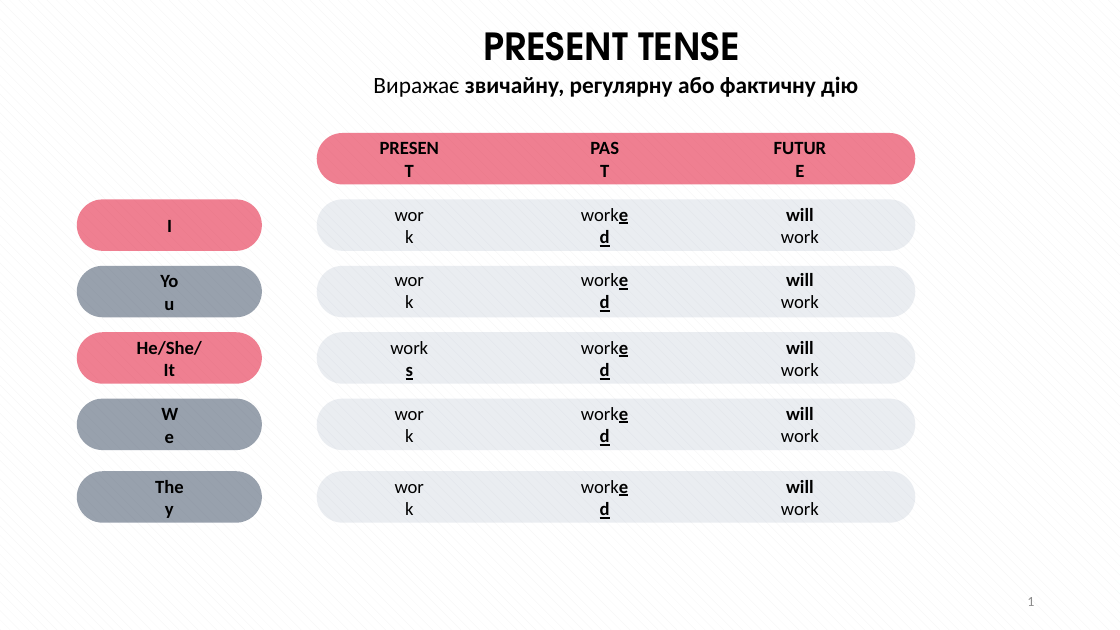
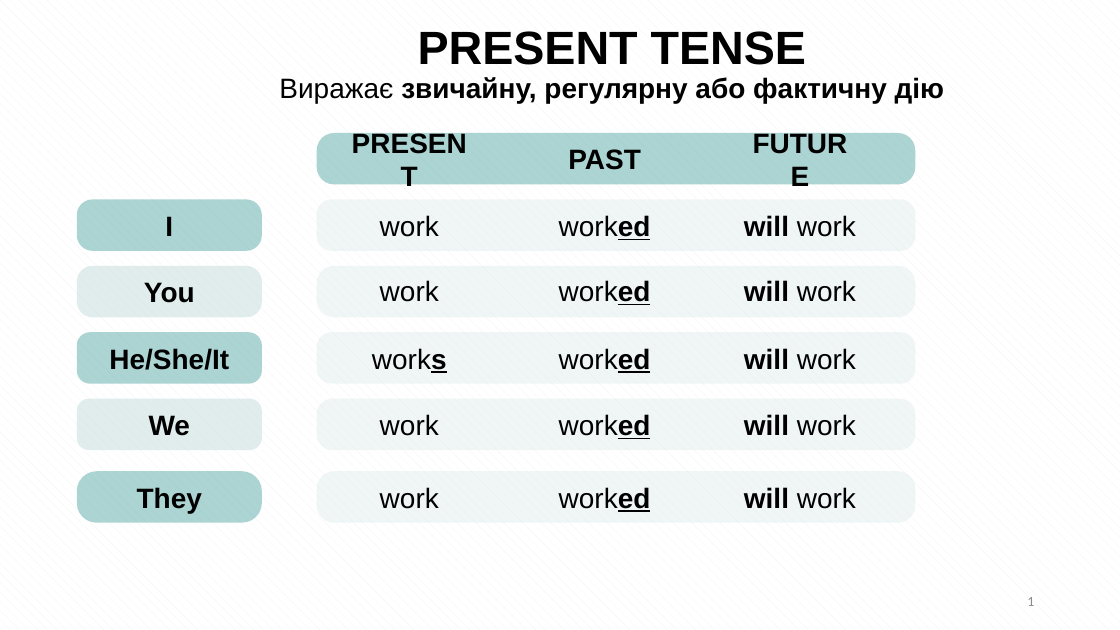
Before and after one commit to vikhulei/TeachLearnFullStack, a slide deck: slide 1 of public/docs/Reviews.pptx. Drawn at 1120x630 pixels with LibreOffice and Linux fonts; fonts in the diff are those of the drawing. Boxes give left, top, right and bottom in pixels: in the first picture for what was removed or moved away, otherwise in the second. Text is boxed around its words. In the diff, an @@ line names an element or a change of style, - is before the commit and + after.

```diff
--- a/public/docs/Reviews.pptx
+++ b/public/docs/Reviews.pptx
@@ text "PRESENT TENSE" at [651, 31, 806, 65]: size 32 to 40 pt, font TeX Gyre Adventor to Arial @@
@@ text "PRESENT": place and size @@
-text "PRESENT" at [484, 32, 628, 61]
+text "PRESENT" at [418, 31, 638, 65]
@@ text "Виражає звичайну, регулярну або фактичну ...": place and size @@
-text "Виражає звичайну, регулярну або фактичну ..." at [373, 76, 858, 97]
+text "Виражає звичайну, регулярну або фактичну ..." at [279, 77, 944, 103]
@@ text "Виражає звичайну, регулярну або фактичну ..." at [279, 77, 944, 103]: size 20 to 24 pt, font Calibri to Arial @@
@@ fill #E31737 at 55% opacity to #66B2B0 at 55% opacity; proportions changed in 3 elements at [76, 199, 261, 250], [76, 333, 261, 384], [317, 133, 916, 184] @@
@@ size 16 to 24 pt, font Calibri to Arial in 23 elements at [165, 216, 173, 236], [149, 415, 190, 436], [380, 215, 439, 237], [380, 280, 439, 302], [380, 414, 439, 436], [380, 487, 439, 509], [559, 215, 651, 240], [559, 280, 651, 305], [559, 348, 651, 373], [559, 487, 651, 512], [559, 414, 651, 439], [372, 348, 447, 373], [137, 487, 202, 513], [744, 215, 856, 237], [744, 280, 856, 302], [744, 348, 856, 370], [744, 487, 856, 509], [744, 414, 856, 436], [144, 282, 195, 303], [109, 348, 229, 370], [744, 142, 857, 176], [418, 31, 638, 65], [568, 149, 641, 170] @@
@@ text "PAST": place and size @@
-text "PAST" at [587, 148, 623, 171]
+text "PAST" at [568, 149, 641, 170]
@@ text "FUTURE": place and size @@
-text "FUTURE" at [770, 148, 830, 171]
+text "FUTURE" at [744, 142, 857, 176]
@@ text "work": place and size @@
-text "work" at [390, 341, 428, 354]
+text "work" at [380, 215, 439, 237]
@@ text "worked": place and size @@
-text "worked" at [576, 214, 633, 237]
+text "worked" at [559, 215, 651, 240]
@@ text "will work": place and size @@
-text "will work" at [781, 480, 819, 515]
+text "will work" at [744, 215, 856, 237]
@@ rounded rectangle at [76, 266, 261, 317]: fill #44546A at 55% opacity to #C8DFDE at 55% opacity; proportions changed @@
@@ text "You": place and size @@
-text "You" at [155, 281, 182, 303]
+text "You" at [144, 282, 195, 303]
@@ text "work": place and size @@
-text "work" at [781, 230, 819, 243]
+text "work" at [380, 280, 439, 302]
@@ text "worked": place and size @@
-text "worked" at [576, 279, 633, 302]
+text "worked" at [559, 280, 651, 305]
@@ text "will work": place and size @@
-text "will work" at [786, 273, 814, 286]
+text "will work" at [744, 280, 856, 302]
@@ text "He/She/It": place and size @@
-text "He/She/It" at [137, 341, 202, 376]
+text "He/She/It" at [109, 348, 229, 370]
@@ text "works": place and size @@
-text "works" at [387, 347, 432, 370]
+text "works" at [372, 348, 447, 373]
@@ text "worked": place and size @@
-text "worked" at [576, 347, 633, 370]
+text "worked" at [559, 348, 651, 373]
@@ text "will work": place and size @@
-text "will work" at [786, 341, 814, 354]
+text "will work" at [744, 348, 856, 370]
@@ rounded rectangle at [76, 399, 261, 450]: fill #44546A at 55% opacity to #C8DFDE at 55% opacity; proportions changed @@
@@ text "We": place and size @@
-text "We" at [157, 413, 182, 436]
+text "We" at [149, 415, 190, 436]
@@ text "work": place and size @@
-text "work" at [781, 295, 819, 308]
+text "work" at [380, 414, 439, 436]
@@ text "worked": place and size @@
-text "worked" at [576, 413, 633, 435]
+text "worked" at [559, 414, 651, 439]
@@ text "will work": place and size @@
-text "will work" at [781, 407, 819, 442]
+text "will work" at [744, 414, 856, 436]
@@ rounded rectangle at [76, 471, 261, 523]: fill #44546A at 55% opacity to #66B2B0 at 55% opacity; proportions changed @@
@@ fill #ADB9CA at 25% opacity to #C7DFDC at 25% opacity; proportions changed in 5 elements at [317, 199, 916, 250], [317, 266, 916, 317], [317, 333, 916, 384], [317, 399, 916, 450], [317, 471, 916, 523] @@
@@ text "They": place and size @@
-text "They" at [151, 486, 187, 508]
+text "They" at [137, 487, 202, 513]
@@ text "work": place and size @@
-text "work" at [781, 363, 819, 376]
+text "work" at [380, 487, 439, 509]
@@ text "worked": place and size @@
-text "worked" at [576, 486, 633, 508]
+text "worked" at [559, 487, 651, 512]
@@ text "will work": place and size @@
-text "will work" at [766, 486, 833, 508]
+text "will work" at [744, 487, 856, 509]
```
Also in this commit, not shown: 2 other files.
